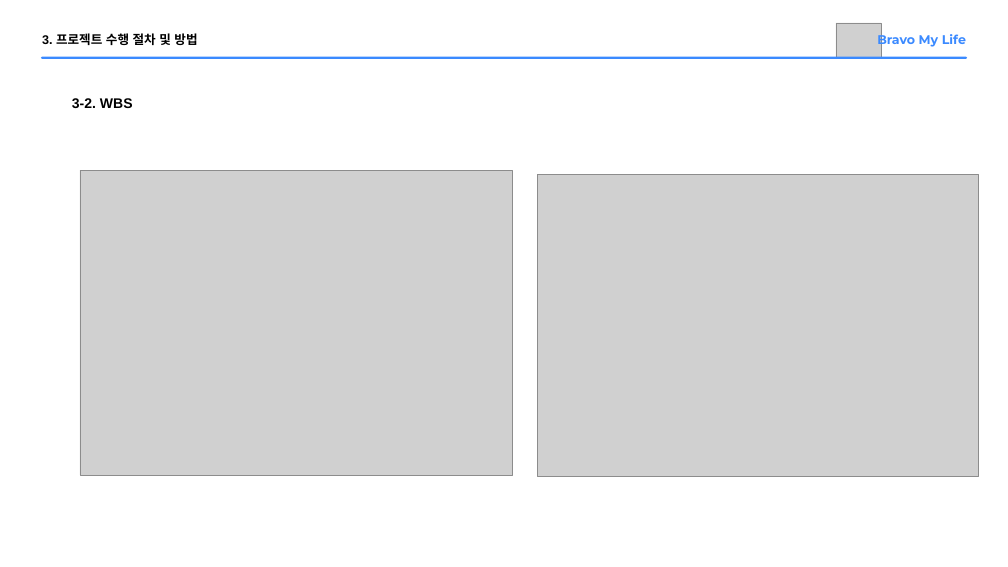
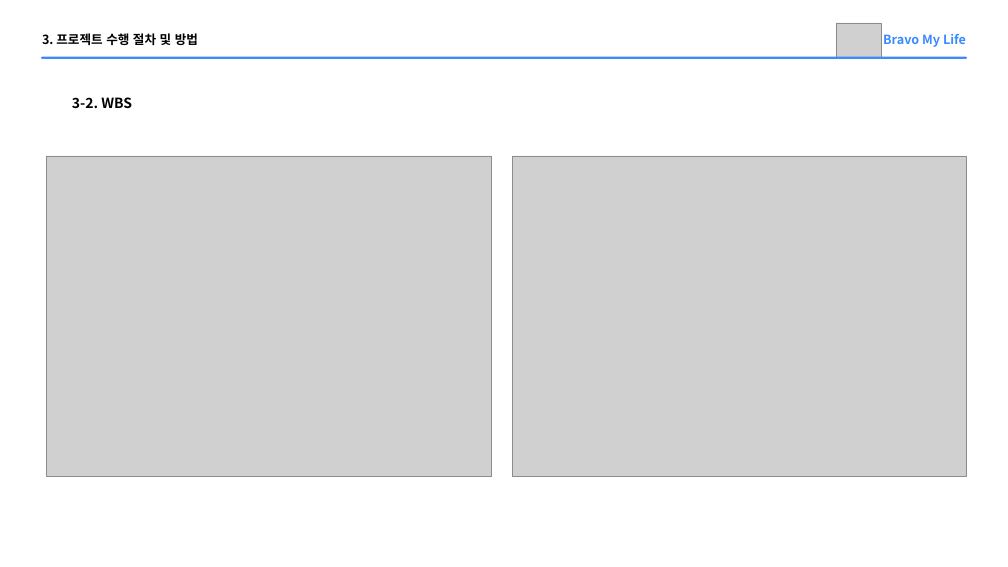
Before and after one commit to Parkjisoo00/ecommerce.saturn, a slide deck: slide 17 of resource/10.prepare/Saturn 미완성.pptx. Drawn at 1008x567 pixels with LibreOffice and Linux fonts; fonts in the diff are those of the drawing; grey boxes stand for pictures. Boxes give left, top, right and bottom in pixels: in the first picture for what was removed or moved away, otherwise in the second. Text is boxed around its words. In the diff, an @@ line names an element or a change of style, - is before the commit and + after.

```diff
--- a/resource/10.prepare/Saturn 미완성.pptx
+++ b/resource/10.prepare/Saturn 미완성.pptx
@@ text "3. 프로젝트 수행 절차 및 ..." at (42,33,198,45): font Arial to Noto Sans CJK KR @@
@@ text "Bravo My Life" at (883,34,966,47): font Montserrat to Noto Sans CJK KR @@
@@ text "3-2. WBS" at (72,97,132,108): font Arial to Noto Sans CJK KR @@
@@ picture: place and size @@
-picture at (80,170,512,475)
+picture at (46,156,491,476)
@@ picture: place and size @@
-picture at (538,174,979,477)
+picture at (513,156,967,476)
```
Also in this commit, not shown: 23 other slides changed, 7 slides added, 3 other files.
